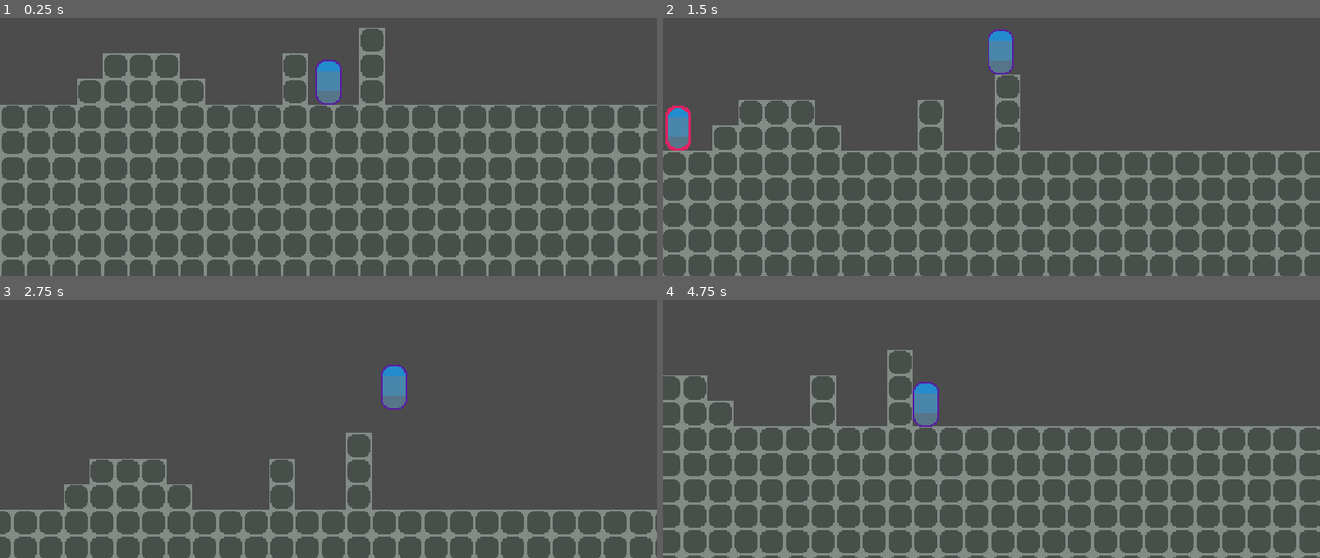
Above: before the commit, frames 1-4 (two rows, left to right).
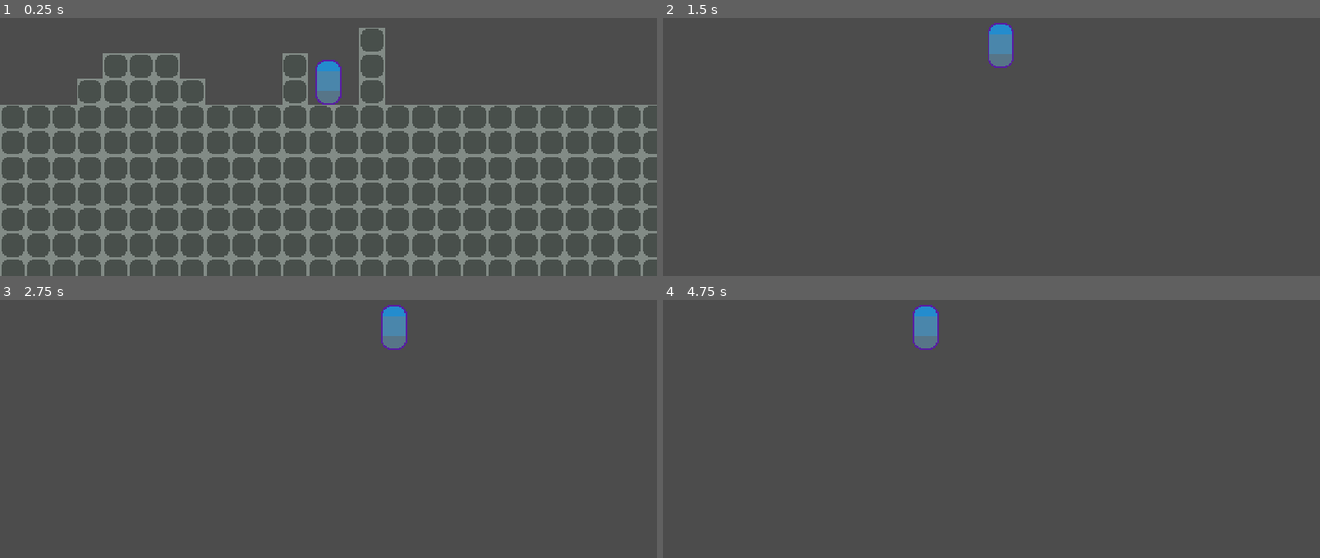
Above: after the commit, the same moments.

Repository: demanxd/YAPS_BO
Game: Godot game, scene res://aux_tscn/Empty_scene.tscn
Two runs of this game, one before a commit and one after it. Both use one fixed random seed, a clock stepped at 60 frames per second and the inputs below.
Inputs:
- Up to frame 1 (0.25 s): no input
- Up to frame 2 (1.5 s): tap Enter at 0.5 s; hold D (move_right) 0.53-1.28 s; hold Space (jump) 0.53-1.28 s; hold A (move_left) from 1.28 s (still down); tap Space (jump) at 1.35 s
- Up to frame 3 (2.75 s): tap Space (jump) at 1.52, 1.82 s; release A (move_left) at 2.03 s; hold D (move_right) from 2.03 s (still down); hold Space (jump) from 2.03 s (still down)
- Up to frame 4 (4.75 s): release Space (jump) at 2.78 s; tap Space (jump) at 2.85, 3.02, 3.32, 4.35, 4.52 s; release D (move_right) at 3.53 s; hold Space (jump) 3.53-4.28 s; hold A (move_left) from 3.53 s (still down)

The runs differ from the first frame. In frame 1, less than 0.1% of the frame differs, in the area x 48-52%, y 17-33%; in frame 2, 15%; in frame 3, 7.3%; in frame 4, 17%, in the area x 0-100%, y 1-100%.

Commit message:
one more step to fixed jumping

Diff:
--- a/Project_Rise/godot/BlockOut/aux_tscn/Player.gd
+++ b/Project_Rise/godot/BlockOut/aux_tscn/Player.gd
@@ -15,6 +15,10 @@
 onready var sprite = $Sprite
 onready var camera = $Camera2D
 onready var timer = $Timer
+
+onready var jumping = false
+onready var stopping_jump = false
+onready var step = 10;
 
 
 var max_h = 0.0 #delete!!!
@@ -50,14 +54,19 @@
 #		else:
 #			is_run = false
 
+
+		var jump = Input.is_action_pressed("jump" + action_suffix)
 		var direction = get_direction()
 #		if debug:
 #			print_debug(self.name + ": direction = " + String(direction))
 
-		if direction.y == -1:
+		if jump:
 			is_jump_interrupted = true
 		else:
 			is_jump_interrupted = false
+#
+		if is_jump_interrupted:
+			jumping = true
 
 #		if debug:
 #			print_debug(self.name + ": is_jump_interrupted = " + String(is_jump_interrupted))
@@ -70,14 +79,39 @@
 #		if debug:
 #			print_debug(self.name + ": is_on_platform = " + String(is_on_floor()))
 
-		jump()
-		_velocity.y += gravity
+
+		# Process jump.
+		if jumping:
+			if _velocity.y < speed_base.y:
+				# Set off the jumping flag if going down.
+				_velocity.y -= gravity * step
+			elif not jump:
+				stopping_jump = true
+
+			if stopping_jump:
+				_velocity.y += gravity * step
+
+#		Check jump.
+		if not jumping and jump:
+			_velocity.y -= gravity
+			jumping = true
+			stopping_jump = false
+
+
+
+#		if jumping:
+#			jump()
+#		else:
+#			jumping.y += gravity
+
+#		if speed_base.y + _velocity.y >= 0:
+#			jumping = false
 
 		if (_velocity.y >= max_h):
 			max_h = _velocity.y
 
 		if debug:
-			print_debug(self.name + ": max_h = " + String(max_h))
+			print_debug(self.name + ": max_h = " + String(max_h) + ", in jump: " + String(jumping) + ", gravity = " + String(gravity))
 
 		_velocity = move_and_slide(_velocity, Vector2.UP)
 #		_velocity = move_and_slide_with_snap(
@@ -90,10 +124,8 @@
 
 
 func jump() -> void:
-	if self.is_on_floor():
-		if Input.is_action_just_pressed("jump" + action_suffix):
-			if _velocity.y <= speed.y:
-				_velocity.y -= speed.y * gravity
+	if _velocity.y < speed.y:
+		_velocity.y -= speed.y * gravity
 
 
 func get_direction():
--- a/Project_Rise/godot/BlockOut/project.godot
+++ b/Project_Rise/godot/BlockOut/project.godot
@@ -56,6 +56,7 @@
 "deadzone": 0.5,
 "events": [ Object(InputEventKey,"resource_local_to_scene":false,"resource_name":"","device":0,"alt":false,"shift":false,"control":false,"meta":false,"command":false,"pressed":false,"scancode":32,"unicode":0,"echo":false,"script":null)
 , Object(InputEventKey,"resource_local_to_scene":false,"resource_name":"","device":0,"alt":false,"shift":false,"control":false,"meta":false,"command":false,"pressed":false,"scancode":16777232,"unicode":0,"echo":false,"script":null)
+, Object(InputEventKey,"resource_local_to_scene":false,"resource_name":"","device":0,"alt":false,"shift":false,"control":false,"meta":false,"command":false,"pressed":false,"scancode":87,"unicode":0,"echo":false,"script":null)
  ]
 }
 move_right={
